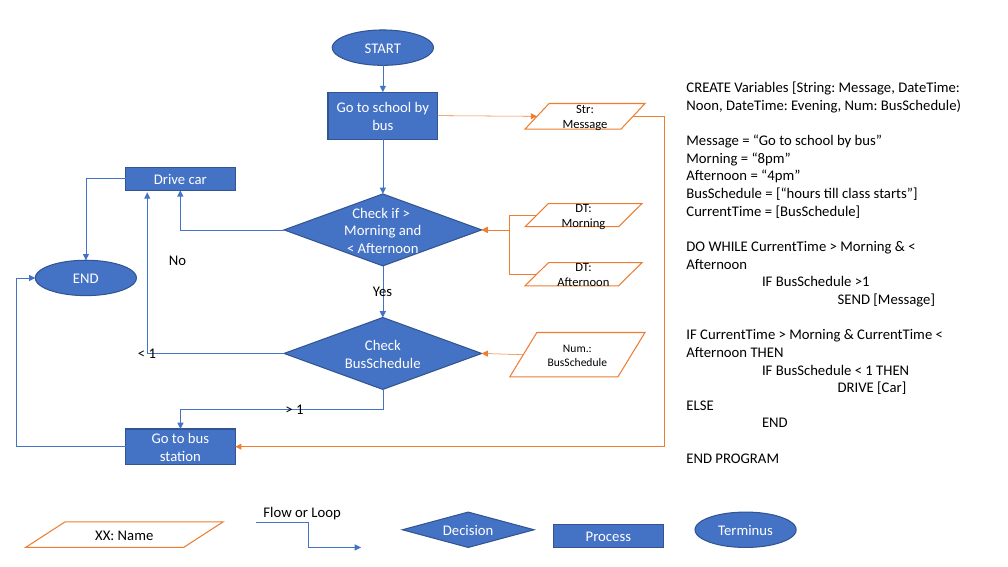
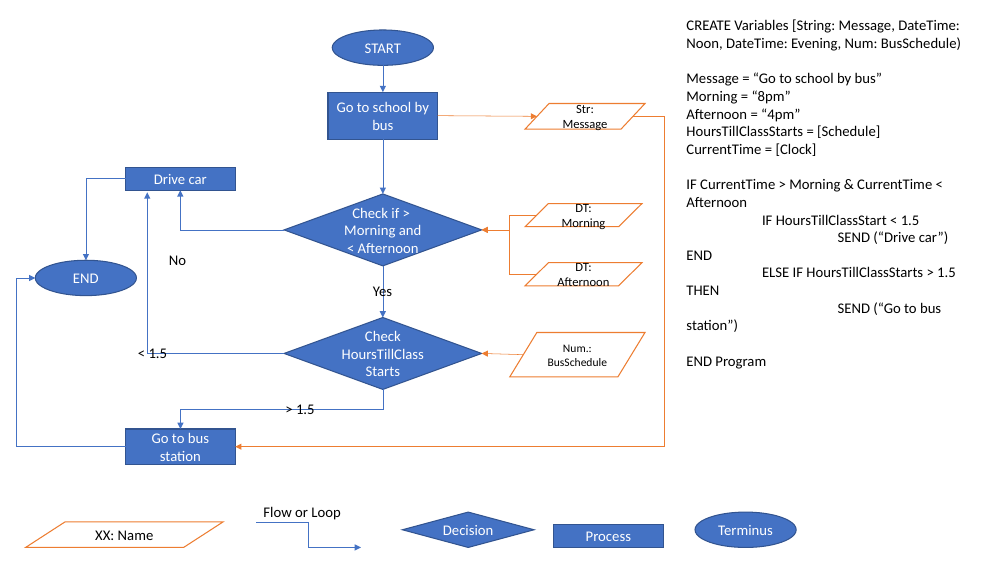
Before and after one commit to thesuperolly/11055-PfD-2020-2, a slide deck: slide 2 of students/u3201052/wk3/wk3exercise_flowchart.pptx (slide 1 before the commit). Drawn at 1008x567 pixels with LibreOffice and Linux fonts; fonts in the diff are those of the drawing. Boxes give left, top, right and bottom in pixels: in the first picture for what was removed or moved away, otherwise in the second. Text is boxed around its words. In the diff, an @@ line names an element or a change of style, - is before the commit and + after.

```diff
--- a/students/u3201052/wk3/wk3exercise_flowchart.pptx
+++ b/students/u3201052/wk3/wk3exercise_flowchart.pptx
@@ text "CREATE Variables [String: Message, DateTime: ..." moved from (x1=686, y1=81, x2=961, y2=463) to (x1=686, y1=19, x2=961, y2=369) @@
@@ text at (x1=686, y1=125, x2=949, y2=244): text changed @@
-BusSchedule = [“hours till class starts”]
-CurrentTime = [BusSchedule]
-DO WHILE CurrentTime > Morning & < Afternoon
-IF BusSchedule >1
-SEND [Message]
-IF CurrentTime > Morning & CurrentTime < Afternoon THEN
-IF BusSchedule < 1 THEN
-DRIVE [Car]
-ELSE
+HoursTillClassStarts = [Schedule]
+CurrentTime = [Clock]
+IF CurrentTime > Morning & CurrentTime < Afternoon
+IF HoursTillClassStart < 1.5
+SEND (“Drive car”)
@@ text at (x1=686, y1=266, x2=956, y2=369): text changed @@
-END PROGRAM
+ELSE IF HoursTillClassStarts > 1.5 THEN
+SEND (“Go to bus station”)
+END Program
@@ text at (x1=149, y1=348, x2=168, y2=358): text changed @@
-< 1
+< 1.5
@@ text in diamond at (x1=365, y1=330, x2=401, y2=341): text changed @@
-Check BusSchedule
+Check HoursTillClassStarts
@@ text at (x1=296, y1=404, x2=315, y2=414): text changed @@
-> 1
+> 1.5
```
Also in this commit, not shown: 1 slide added, 5 other files.
